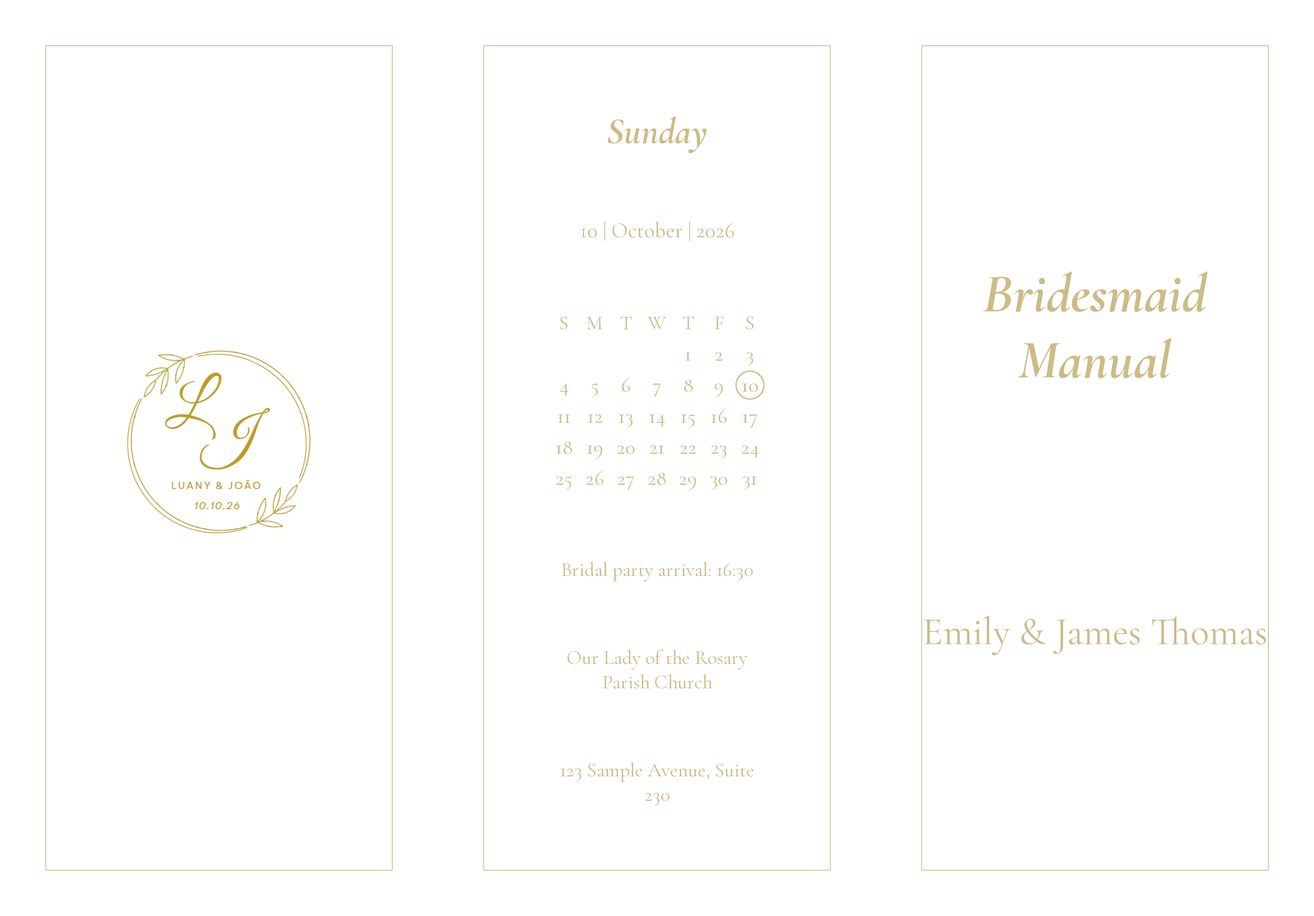
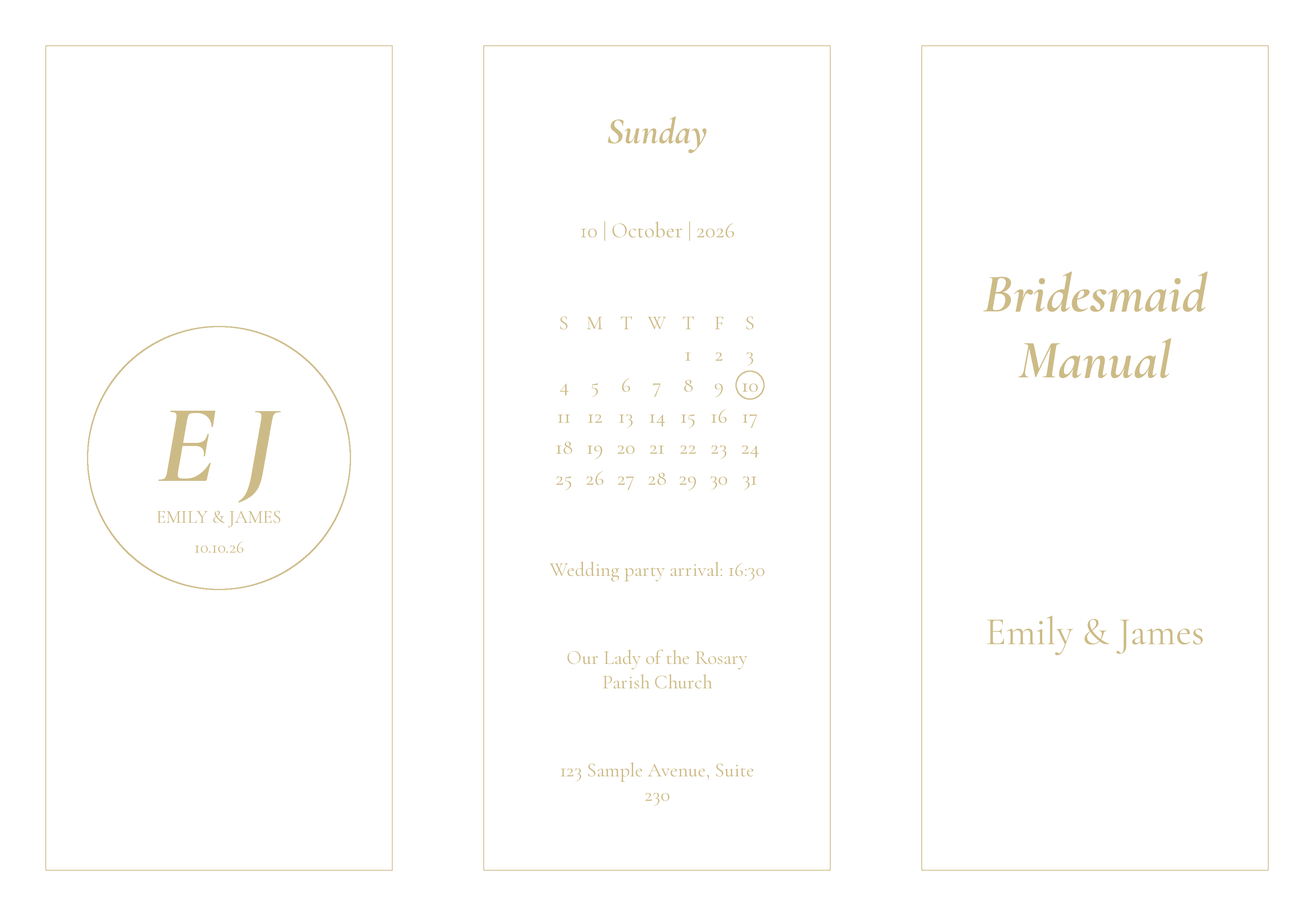
Layered file, before and after one edit (1314x916). Changes by layer:
painted on "cover_subtitle" over bbox(923, 615, 1267, 656)
painted on "cal_arrival" over bbox(549, 561, 765, 582)
added layer "monogram_date" in group "panel_back_cover" over bbox(194, 540, 244, 553)
added layer "monogram_names" in group "panel_back_cover" over bbox(156, 510, 281, 528)
added layer "monogram_initials" in group "panel_back_cover" over bbox(158, 410, 282, 503)
renamed "back_cover_logo" to "monogram_ring", painted on it over bbox(86, 325, 352, 591)
